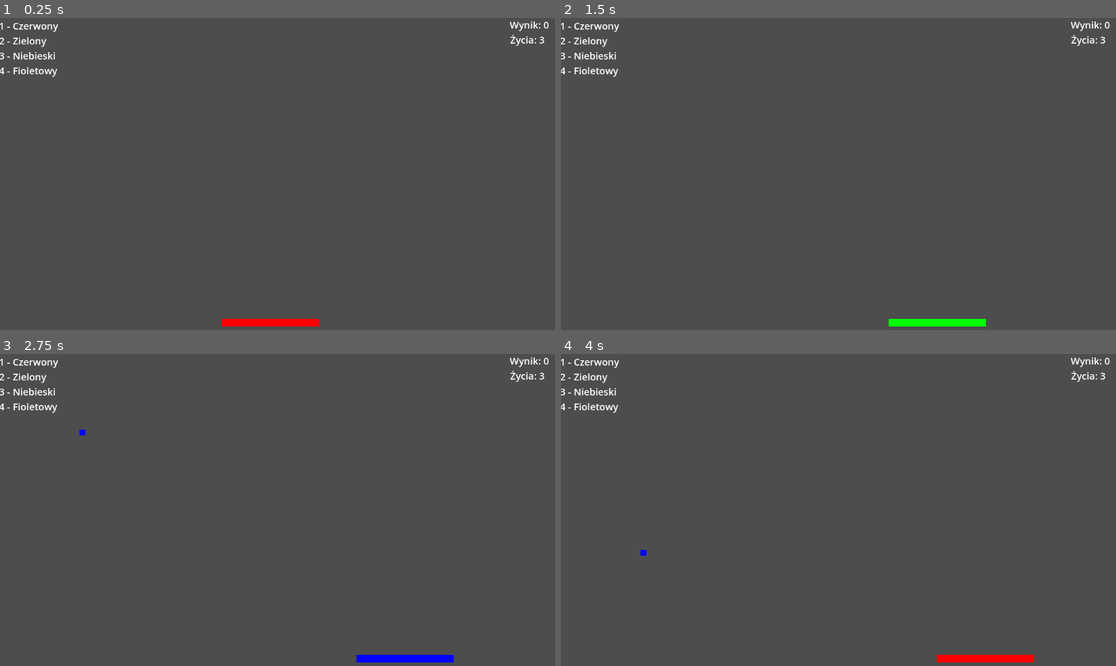
Above: before the commit, frames 1-4 (two rows, left to right).
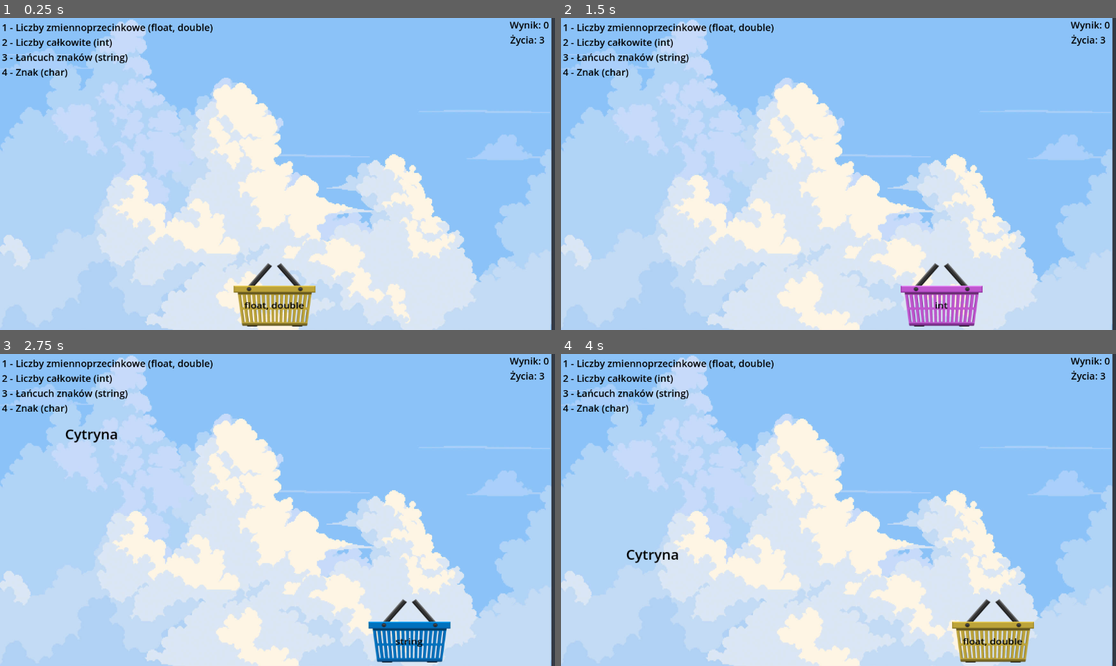
Above: after the commit, the same moments.

Repository: karmeloova/OwocePrototyp
Game: Godot game, scene res://world.tscn
Same seed, same stepped clock (60 frames per second), same inputs: the game is played once before the commit and once after it.
Inputs:
- Up to frame 1 (0.25 s): no input
- Up to frame 2 (1.5 s): tap Enter at 0.5 s; hold Right (Right) 0.53-1.28 s; hold 1 (ChangeColor) 0.53-1.28 s; hold Left (Left) from 1.28 s (still down); tap 2 at 1.35 s
- Up to frame 3 (2.75 s): release Left (Left) at 2.03 s; hold Right (Right) from 2.03 s (still down); hold 3 from 2.03 s (still down)
- Up to frame 4 (4 s): release 3 at 2.78 s; tap 4 at 2.85 s; release Right (Right) at 3.53 s; hold Left (Left) from 3.53 s (still down); hold 1 (ChangeColor) from 3.53 s (still down)

The runs differ from the first frame. In frame 1, 100% of the frame differs, in the area x 0-100%, y 0-100%; in frame 2, 100%; in frame 3, 100%; in frame 4, 100%.

Commit message:
Owoce
Zmiana na owoce

Diff:
--- a/Scripts/Basket.gd
+++ b/Scripts/Basket.gd
@@ -3,6 +3,8 @@
 var color = 0;
 var isCollLeft = false
 var isCollRight = false
+
+var baskets = [load("res://Images/basket.png"), load("res://Images/basket2.png"), load("res://Images/basket3.png"), load("res://Images/basket4.png")]
 
 # Called when the node enters the scene tree for the first time.
 func _ready():
@@ -17,10 +19,18 @@
 		if(isCollRight) : isCollRight = false; #warunek, który mówi o tym, że dotknęliśmy ściany i skoro chcemy poruszać się w drugą stronę to musimy uaktywnić opcje poruszania się
 
 	match color:
-		0: $BasketPicture.modulate = Color.RED;
-		1: $BasketPicture.modulate = Color.GREEN;
-		2: $BasketPicture.modulate = Color.BLUE;
-		3: $BasketPicture.modulate = Color.PURPLE;
+		0:
+			$BasketPicture.texture = baskets[0]
+			$Label.text = "float, double"
+		1:
+			$BasketPicture.texture = baskets[1]
+			$Label.text = "int"
+		2:
+			$BasketPicture.texture = baskets[2]
+			$Label.text = "string"
+		3:
+			$BasketPicture.texture = baskets[3]
+			$Label.text = "Char"
 
 
 func _input(event):
--- a/Scripts/fruits.gd
+++ b/Scripts/fruits.gd
@@ -3,15 +3,30 @@
 var what = 0;
 var color = 0;
 var lose = false;
+var fruitImage = 0;
+
+var floatFruit = [load("res://Images/avocadoandhalf.png"), load("res://Images/coconutandhalf.png"), load("res://Images/cut_avocado.png"), load("res://Images/cut_coconut.png"), load("res://Images/cut_green_apple.png"), load("res://Images/cut_lemon.png"), load("res://Images/cut_orange.png"), load("res://Images/cut_pear.png"), load("res://Images/cut_red_apple.png"), load("res://Images/cut_strawberry.png"), load("res://Images/cut_watermelon.png"), load("res://Images/green_appleandhalf.png"), load("res://Images/lemonandhalf.png"), load("res://Images/orangeandhalf.png"), load("res://Images/peachandhalf.png"), load("res://Images/pearandhalf.png"), load("res://Images/red_appleandhalf.png"), load("res://Images/strawberryandhalf.png"), load("res://Images/watermelonandhalf.png")]
+var intFruit = [load("res://Images/avocado.png"), load("res://Images/bananas.png"), load("res://Images/cherry.png"), load("res://Images/coconut.png"), load("res://Images/grapes.png"), load("res://Images/green_apple.png"), load("res://Images/lemon.png"), load("res://Images/orange.png"), load("res://Images/peach.png"), load("res://Images/pear.png"), load("res://Images/red_apple.png"), load("res://Images/strawberry.png"), load("res://Images/watermelon.png")]
+var stringFruit = ["Awokado", "Banan", "Wiśnia", "Kokos", "Winogrona", "Jabłko", "Cytryna", "Pomarańcza", "Brzoskwinia", "Gruszka", "Truskawka", "Arbuz"]
+var charFruit = ["A", "B", "W", "K", "W", "J", "C", "P", "B", "G", "T", "A"]
+
 # Called when the node enters the scene tree for the first time.
 func _ready():
 	color = randi_range(0,3)
 	SignalManager.youLose.connect(_on_youLose)
 	match color:
-		0: $FruitSprite.modulate = Color.RED;
-		1: $FruitSprite.modulate = Color.GREEN;
-		2: $FruitSprite.modulate = Color.BLUE;
-		3: $FruitSprite.modulate = Color.PURPLE;
+		0:
+			fruitImage = randi_range(0, floatFruit.size()-1);
+			$FruitSprite.texture = floatFruit[fruitImage];
+			$CollisionShape2D.shape.size = Vector2(floatFruit[fruitImage].get_size().x, 75)
+		1:
+			fruitImage = randi_range(0, intFruit.size()-1);
+			$FruitSprite.texture = intFruit[fruitImage];
+			$CollisionShape2D.shape.size = Vector2(intFruit[fruitImage].get_size().x, 75)
+		2:
+			$Label.text = stringFruit[randi_range(0,stringFruit.size()-1)]
+		3:
+			$Label.text = charFruit[randi_range(0,charFruit.size()-1)]
 
 # Called every frame. 'delta' is the elapsed time since the previous frame.
 func _process(delta):
--- a/fruits.tscn
+++ b/fruits.tscn
@@ -14,12 +14,18 @@
 
 [node name="FruitSprite" type="Sprite2D" parent="."]
 position = Vector2(36.125, 16.125)
-scale = Vector2(11.75, 11.75)
 texture = SubResource("CanvasTexture_bnqk3")
 
 [node name="CollisionShape2D" type="CollisionShape2D" parent="."]
 position = Vector2(36, 16)
 shape = SubResource("RectangleShape2D_o5fdm")
 
+[node name="Label" type="Label" parent="."]
+offset_right = 40.0
+offset_bottom = 23.0
+scale = Vector2(0.976818, 0.923894)
+theme_override_colors/font_color = Color(0, 0, 0, 1)
+theme_override_font_sizes/font_size = 30
+
 [connection signal="area_entered" from="." to="." method="_on_area_entered"]
 [connection signal="area_shape_entered" from="." to="." method="_on_area_shape_entered"]
--- a/world.tscn
+++ b/world.tscn
@@ -1,13 +1,13 @@
-[gd_scene load_steps=9 format=3 uid="uid://8ht3543k8u8l"]
+[gd_scene load_steps=10 format=3 uid="uid://8ht3543k8u8l"]
 
 [ext_resource type="Script" path="res://Scripts/Basket.gd" id="1_w5xul"]
 [ext_resource type="Script" path="res://Scripts/FruitNode.gd" id="2_ebjhj"]
+[ext_resource type="Texture2D" uid="uid://ct7s80l4i6igh" path="res://Images/basket.png" id="2_nux0b"]
 [ext_resource type="Script" path="res://Scripts/Text.gd" id="3_efxh8"]
-
-[sub_resource type="CanvasTexture" id="CanvasTexture_meeli"]
+[ext_resource type="Texture2D" uid="uid://cu38aqp5mo2e6" path="res://Images/backgroung.jpg" id="5_efxct"]
 
 [sub_resource type="RectangleShape2D" id="RectangleShape2D_g6epj"]
-size = Vector2(202, 17)
+size = Vector2(169.219, 15.9297)
 
 [sub_resource type="RectangleShape2D" id="RectangleShape2D_igrkt"]
 size = Vector2(1164, 13)
@@ -21,18 +21,28 @@
 [node name="World" type="Node2D"]
 
 [node name="Basket" type="Area2D" parent="."]
-position = Vector2(-1, 0)
+position = Vector2(-1, 19)
+scale = Vector2(1.01644, 0.878859)
 collision_priority = 2.0
 script = ExtResource("1_w5xul")
+metadata/_edit_group_ = true
 
 [node name="BasketPicture" type="Sprite2D" parent="Basket"]
 position = Vector2(562, 633)
-scale = Vector2(202, 16.75)
-texture = SubResource("CanvasTexture_meeli")
+texture = ExtResource("2_nux0b")
 
 [node name="CollisionShape2D" type="CollisionShape2D" parent="Basket"]
-position = Vector2(562, 633.5)
+position = Vector2(561.767, 618.984)
 shape = SubResource("RectangleShape2D_g6epj")
+
+[node name="Label" type="Label" parent="Basket"]
+offset_left = 494.0
+offset_top = 643.0
+offset_right = 629.0
+offset_bottom = 694.0
+theme_override_colors/font_color = Color(0, 0, 0, 1)
+theme_override_font_sizes/font_size = 20
+horizontal_alignment = 1
 
 [node name="FruitNode" type="Node2D" parent="."]
 script = ExtResource("2_ebjhj")
@@ -49,20 +59,22 @@
 script = ExtResource("3_efxh8")
 
 [node name="Instruction" type="Label" parent="Text"]
-offset_left = -2.0
-offset_top = 2.0
-offset_right = 225.0
-offset_bottom = 182.0
+offset_left = 4.0
+offset_top = 5.0
+offset_right = 442.0
+offset_bottom = 133.0
+theme_override_colors/font_color = Color(0, 0, 0, 1)
 theme_override_font_sizes/font_size = 20
-text = "		1 - Czerwony
-		2 - Zielony
-		3 - Niebieski
-		4 - Fioletowy "
+text = "		1 - Liczby zmiennoprzecinkowe (float, double)
+		2 - Liczby całkowite (int)
+		3 - Łańcuch znaków (string)
+		4 - Znak (char)"
 
 [node name="Score" type="Label" parent="Text"]
 offset_left = 1058.0
 offset_right = 1153.0
 offset_bottom = 28.0
+theme_override_colors/font_color = Color(0, 0, 0, 1)
 theme_override_font_sizes/font_size = 20
 
 [node name="Lives" type="Label" parent="Text"]
@@ -70,13 +82,15 @@
 offset_top = 31.0
 offset_right = 1149.0
 offset_bottom = 59.0
+theme_override_colors/font_color = Color(0, 0, 0, 1)
 theme_override_font_sizes/font_size = 20
 
 [node name="LoseText" type="Label" parent="Text"]
-offset_left = 327.0
-offset_top = 243.0
-offset_right = 852.0
-offset_bottom = 356.0
+offset_left = 307.0
+offset_top = 238.0
+offset_right = 832.0
+offset_bottom = 375.0
+theme_override_colors/font_color = Color(0, 0, 0, 1)
 theme_override_font_sizes/font_size = 100
 horizontal_alignment = 1
 
@@ -93,6 +107,12 @@
 position = Vector2(1160, 0)
 shape = SubResource("RectangleShape2D_1dnar")
 
+[node name="Backgroung" type="Sprite2D" parent="."]
+z_index = -1
+position = Vector2(570.075, 319.75)
+scale = Vector2(0.664962, 0.680417)
+texture = ExtResource("5_efxct")
+
 [connection signal="area_shape_entered" from="Basket" to="Basket" method="_on_area_shape_entered"]
 [connection signal="area_shape_exited" from="Basket" to="Basket" method="_on_area_shape_exited"]
 [connection signal="timeout" from="FruitNode/FruitTimer" to="FruitNode" method="_on_fruit_timer_timeout"]
Binary file added: Images/avocado.png
Not shown, added: Images/avocado.png.import
Binary file added: Images/avocadoandhalf.png
Not shown, added: Images/avocadoandhalf.png.import
Binary file added: Images/backgroung.jpg
Not shown, added: Images/backgroung.jpg.import
Binary file added: Images/bananas.png
Not shown, added: Images/bananas.png.import
Binary file added: Images/basket.png
Not shown, added: Images/basket.png.import
Binary file added: Images/basket2.png
Not shown, added: Images/basket2.png.import
(and 62 more such lines)
